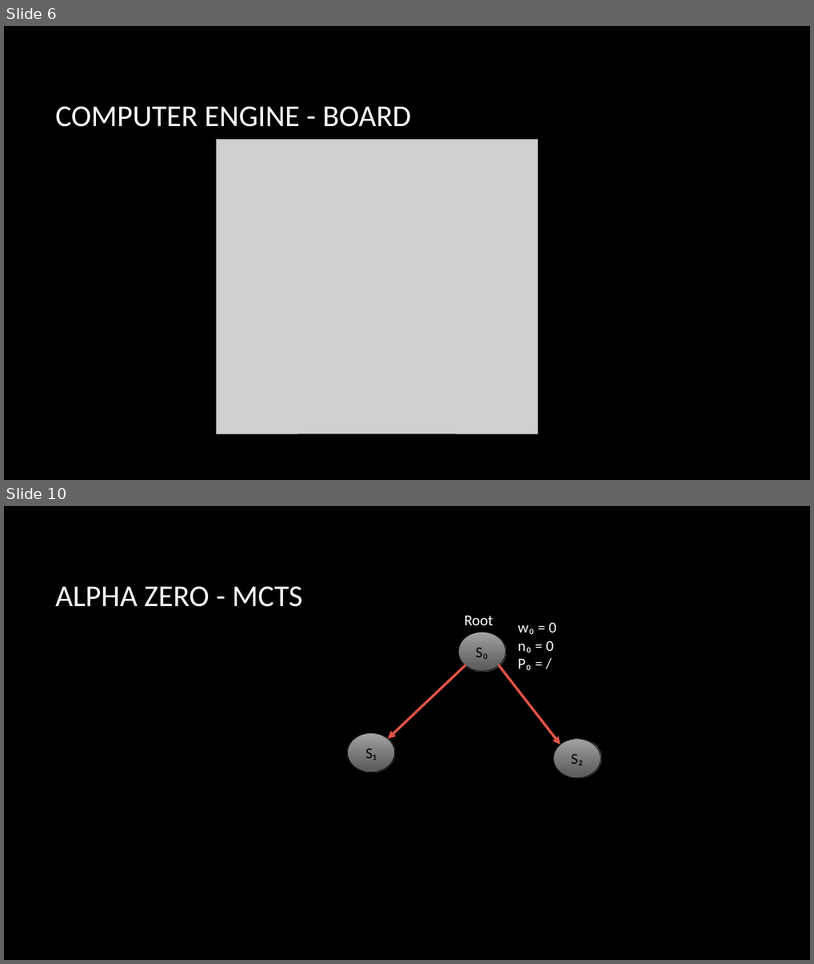
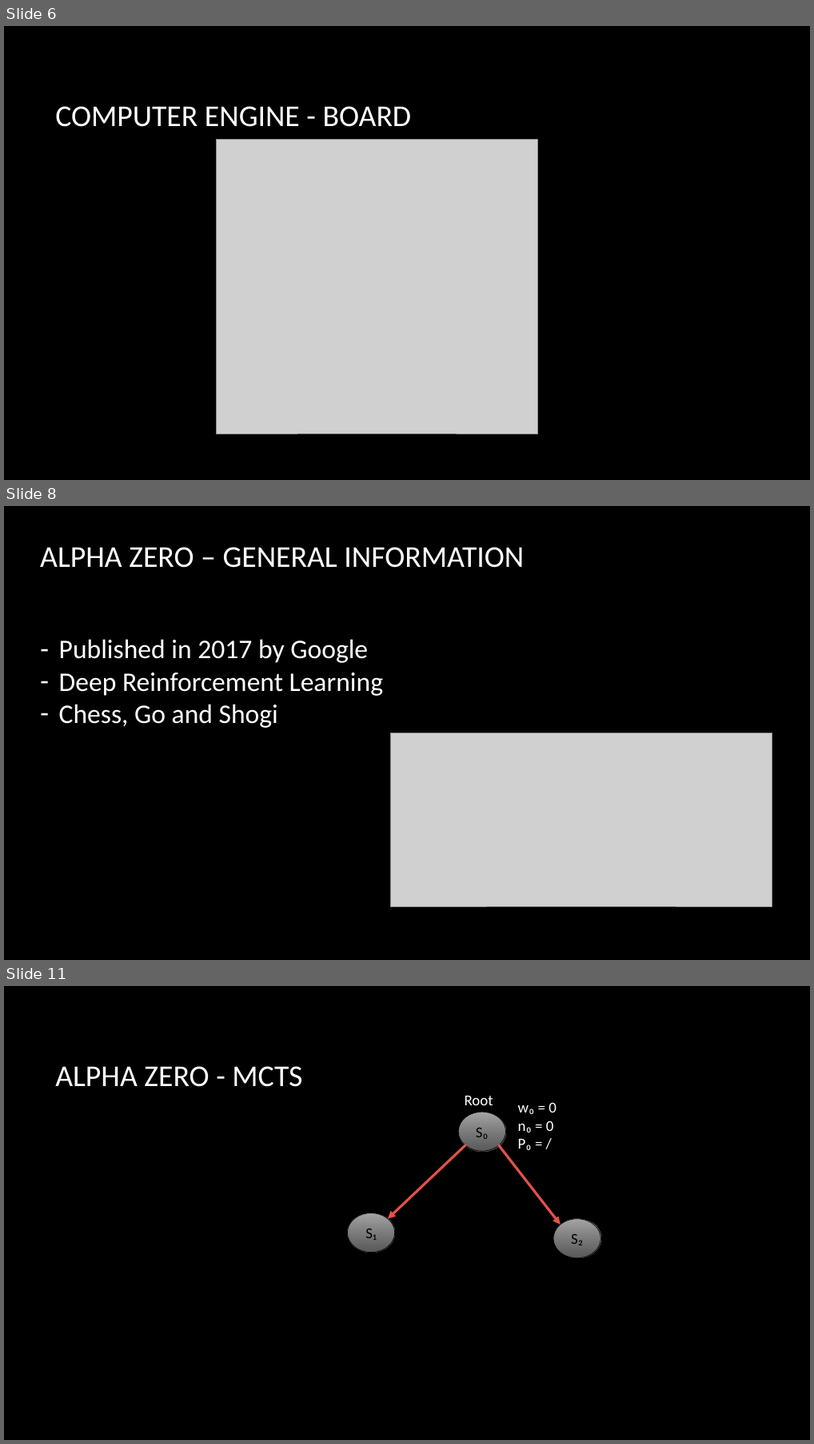
Before and after one commit to 1Preusse/ReinforcementLearningUPV, a slide deck: presentation/ChessEngines.pptx. Shown one above the other, each under a label of ours: slides 6 and 10 before the commit, slides 6, 8 and 11 after it; the slides between them are not shown. The pictures are 814x964 and 814x1444 pixels, drawn with LibreOffice and Linux fonts; fonts in the diff are those of the drawing; grey boxes stand for pictures; background and template pictures are left out. Boxes give left, top, right and bottom in pixels: in the first picture for what was removed or moved away, otherwise in the second. Text is boxed around its words. In the diff, an @@ line names an element or a change of style, - is before the commit and + after.

```diff
--- a/presentation/ChessEngines.pptx
+++ b/presentation/ChessEngines.pptx
@@ slide 8 added at [4,506,810,960], background picture (left out) @@
@@ title added at [40,547,524,568], 36 pt, text #FFFFFF @@
+ALPHA ZERO – GENERAL INFORMATION
@@ text added at [59,639,383,728], 32 pt, text #FFFFFF @@
+– Published in 2017 by Google
+– Deep Reinforcement Learning
+– Chess, Go and Shogi
@@ picture added at [390,733,773,906] @@
@@ what was slide 10 is now slide 11 @@
```
Also in this commit, not shown: 3 slides changed, 1 other slide added, 1 other file.
